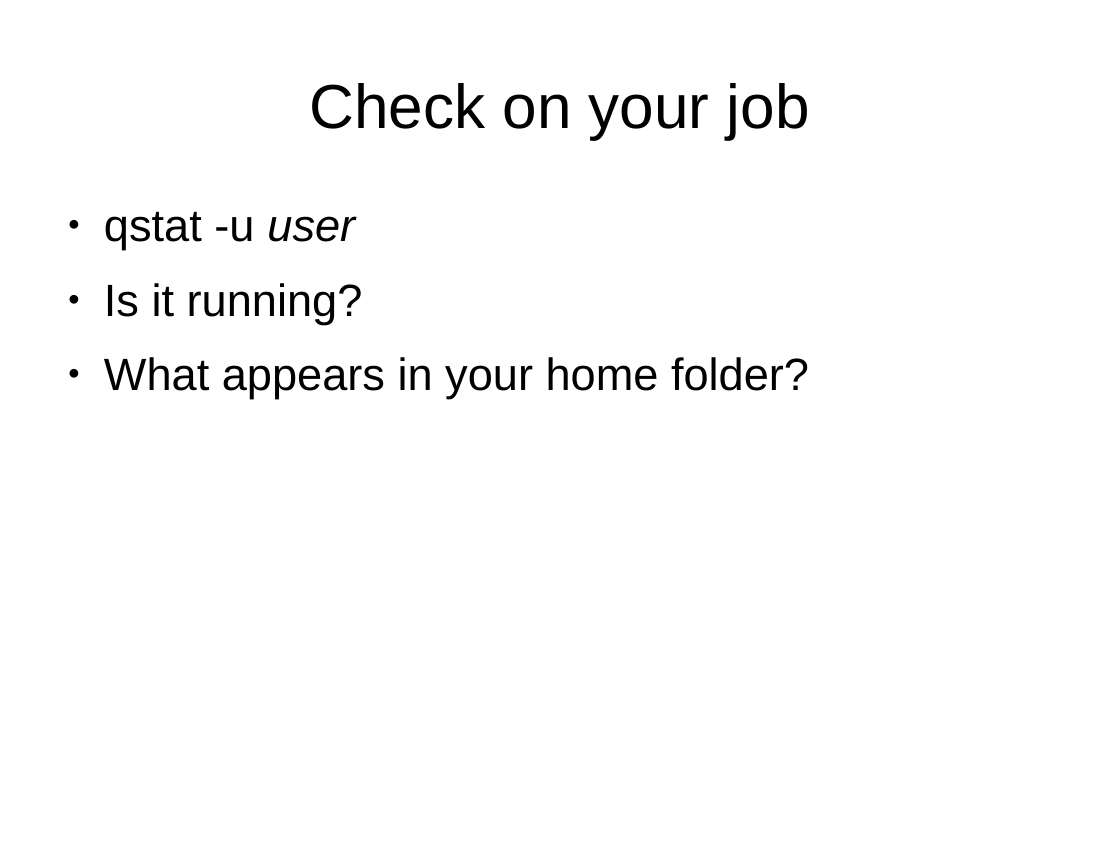
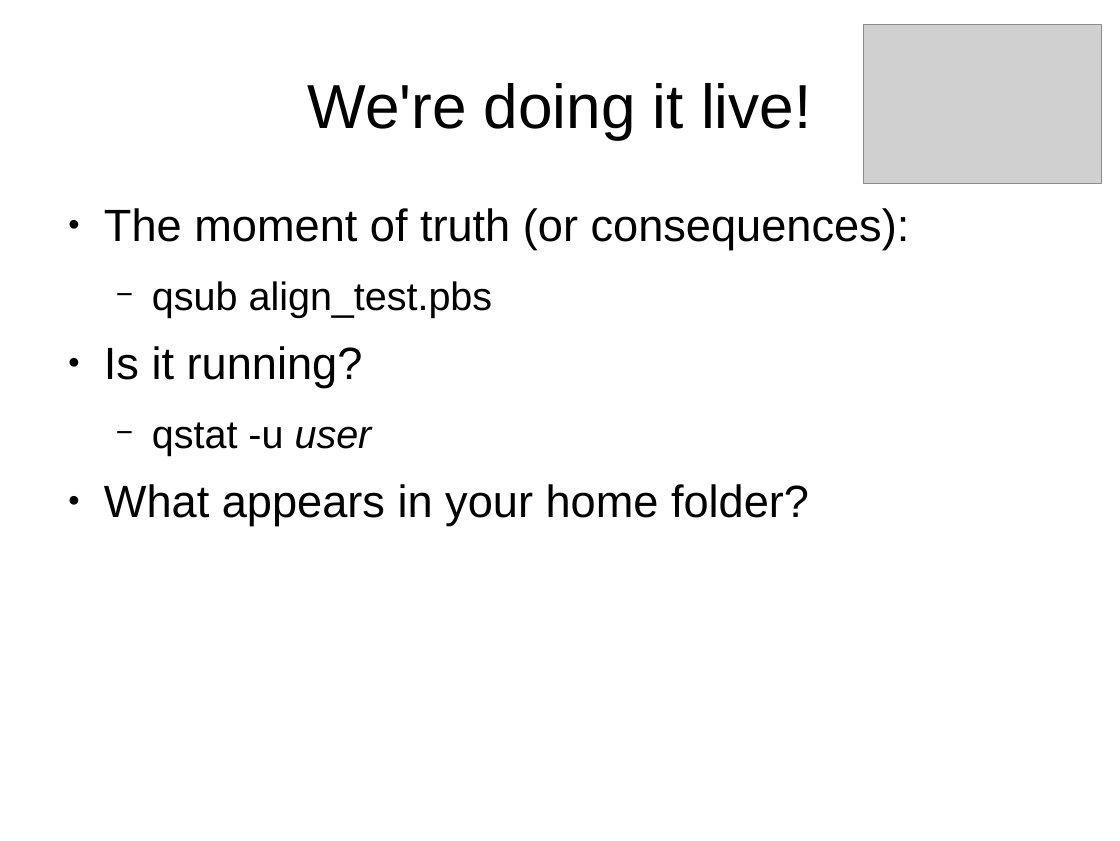
Before and after one commit to karmel/biosys-bootcamp, a slide deck: slide 20 of Lectures/Gordon.odp. Drawn at 1120x841 pixels with LibreOffice and Linux fonts; fonts in the diff are those of the drawing; grey boxes stand for pictures. Boxes give left, top, right and bottom in pixels: in the first picture for what was removed or moved away, otherwise in the second. Text is boxed around its words. In the diff, an @@ line names an element or a change of style, - is before the commit and + after.

```diff
--- a/Lectures/Gordon.odp
+++ b/Lectures/Gordon.odp
@@ picture added at (864,24,1102,183) @@
@@ title at (308,83,811,139): text changed @@
-Check on your job
+We're doing it live!
@@ text at (104,208,910,388): paragraphs added @@
+● The moment of truth (or consequences):
+  − qsub align_test.pbs
+● Is it running?
@@ text at (104,283,363,324): paragraph removed @@
-● Is it running?
@@ text at (152,422,372,456): size 32 to 28 pt in "qstat -u user"; bullet ● to −; list level 1 to 2 in "qstat -u user" @@
```
Also in this commit, not shown: 5 other slides changed.
